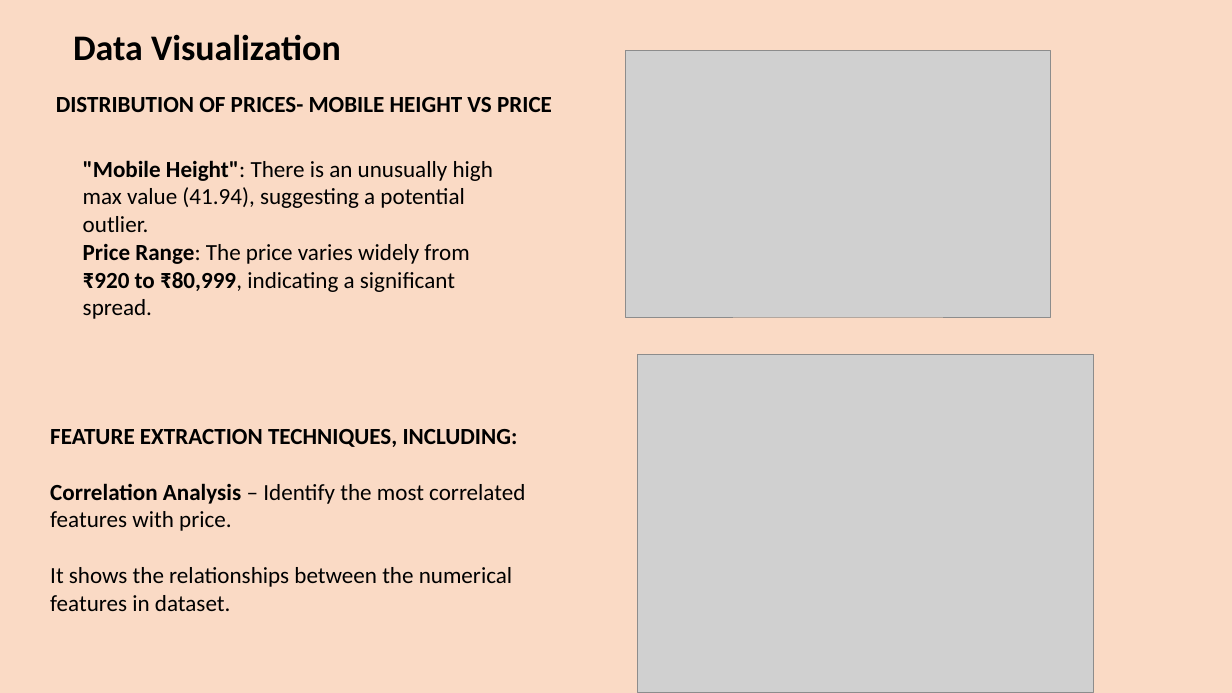
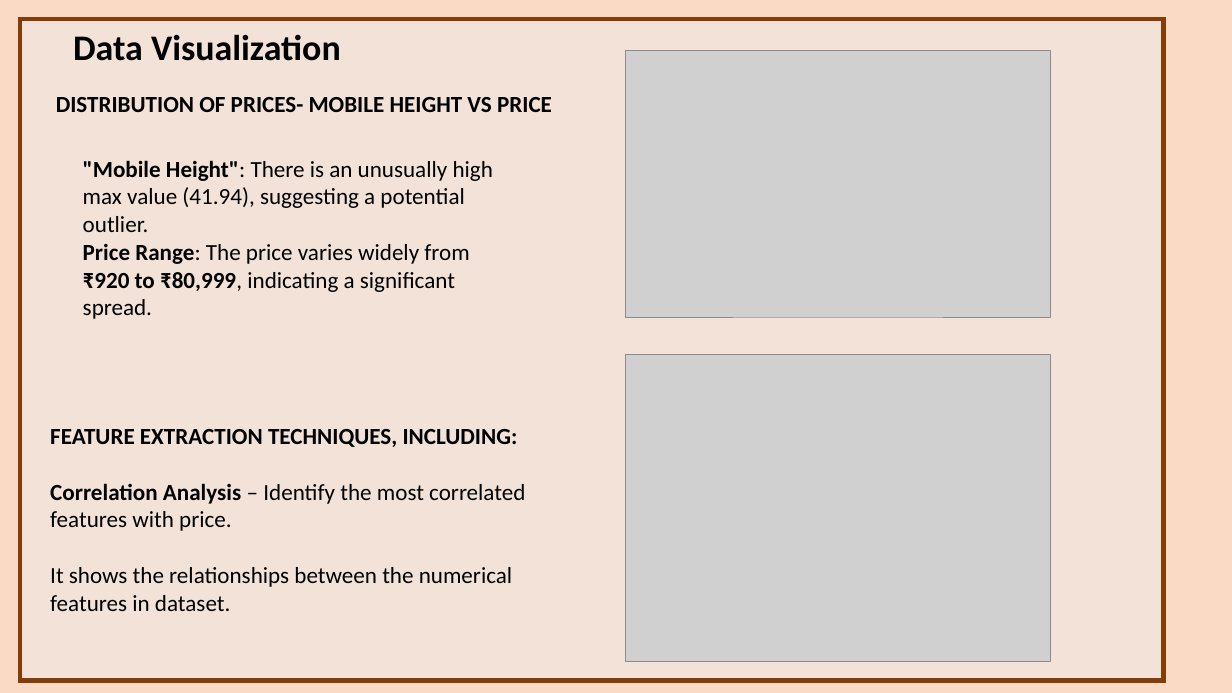
Before and after one commit to rajani1616/project4-Mobile-price-prediction, a slide deck: slide 8 of project4ppt.pptx. Drawn at 1232x693 pixels with LibreOffice and Linux fonts; fonts in the diff are those of the drawing; grey boxes stand for pictures. Boxes give left, top, right and bottom in pixels: in the first picture for what was removed or moved away, otherwise in the second. Text is boxed around its words. In the diff, an @@ line names an element or a change of style, - is before the commit and + after.

```diff
--- a/project4ppt.pptx
+++ b/project4ppt.pptx
@@ rectangle added at <box>20,19,1164,681</box>, fill #EDEDED at 47% opacity, outline #843C0B 3.5 pt @@
@@ picture: place and size @@
-picture at <box>638,355,1093,693</box>
+picture at <box>626,355,1050,661</box>
```
Also in this commit, not shown: 17 other slides changed.
